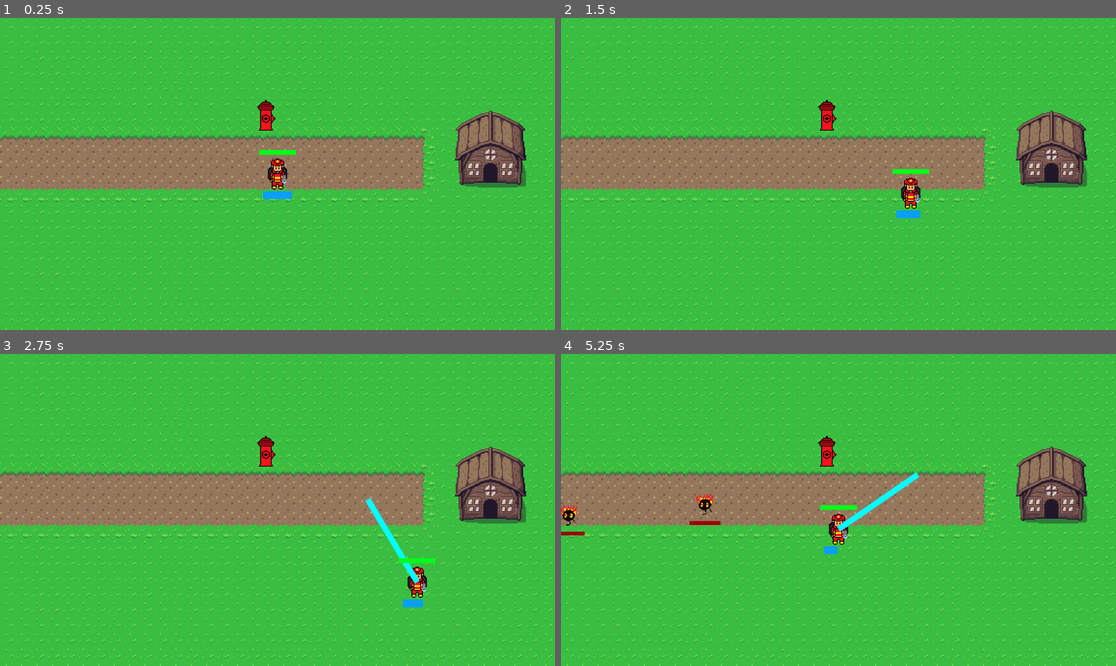
Above: before the commit, frames 1-4 (two rows, left to right).
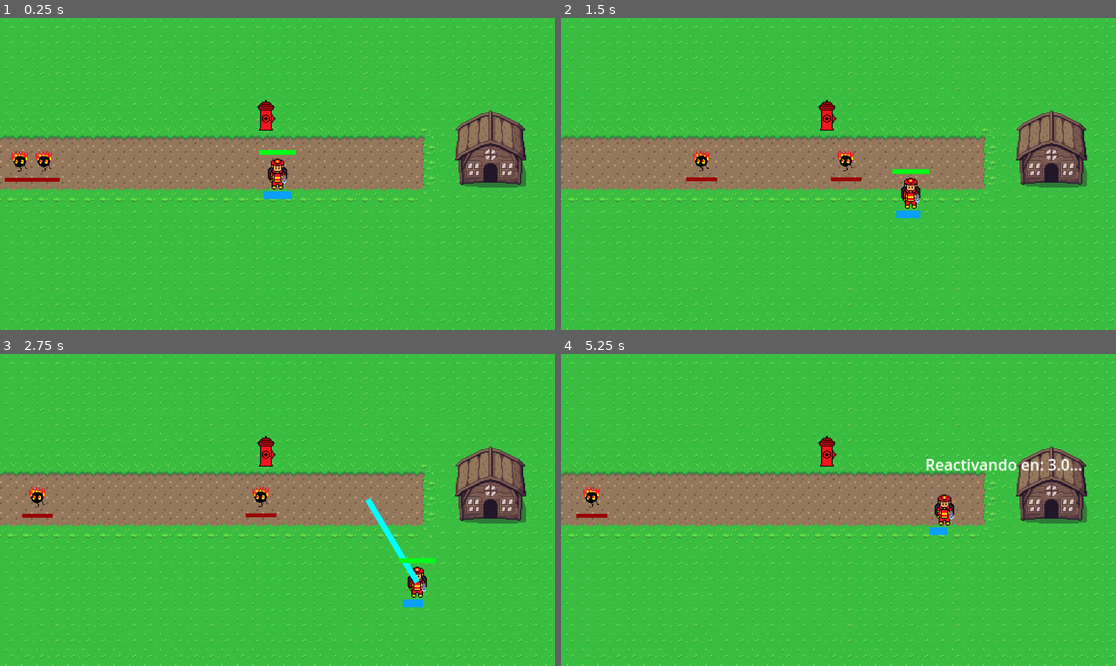
Above: after the commit, the same moments.

Repository: SantinoCuello/FireFighter
Game: Godot game, scene res://scenes/juego.tscn
The game is run twice, just before and just after one commit, with the same random seed, the same clock (stepped at 60 frames per second) and the same inputs.
Inputs (mouse positions are in pixels of both pictures, inside the frame that each line leads up to):
- Up to frame 1 (0.25 s): no input
- Up to frame 2 (1.5 s): move the mouse to (960, 158) at 0.52 s; press the mouse at (960, 158) at 0.53 s; hold Right (ui_right) 0.53-1.28 s; move the mouse to (727, 189) at 1.27 s; release the mouse at (727, 189) at 1.28 s; hold Down (ui_down) from 1.28 s (still down); click (727, 189) at 1.35 s
- Up to frame 3 (2.75 s): move the mouse to (333, 441) at 2.02 s; release Down (ui_down) at 2.03 s; press the mouse at (333, 441) at 2.03 s; hold Right (ui_right) from 2.03 s (still down)
- Up to frame 4 (5.25 s): move the mouse to (810, 572) at 2.77 s; release Right (ui_right) at 2.78 s; release the mouse at (810, 572) at 2.78 s; hold Up (ui_up) 2.78-3.53 s; click (810, 572) at 2.85 s; move the mouse to (1005, 556) at 3.52 s; press the mouse at (1005, 556) at 3.53 s; hold Left (ui_left) 3.53-5.03 s; move the mouse to (672, 463) at 4.27 s; release the mouse at (672, 463) at 4.28 s; click (672, 463) at 4.35 s; move the mouse to (866, 510) at 5.02 s; press the mouse at (866, 510) at 5.03 s; hold Down (ui_down) from 5.03 s (still down)

The runs differ from the first frame. In frame 1, 0.4% of the frame differs, in the area x 0-11%, y 42-53%; in frame 2, 0.4%; in frame 3, 0.4%; in frame 4, 2.2%, in the area x 0-94%, y 33-65%.

Commit message:
feat: enemy path pt1

Diff:
--- a/scenes/juego.tscn
+++ b/scenes/juego.tscn
@@ -6,6 +6,8 @@
 [ext_resource type="PackedScene" uid="uid://dai8ay4jekxr" path="res://scenes/spawner_llamas.tscn" id="4_pew7j"]
 [ext_resource type="PackedScene" uid="uid://cnl1ivsyjbegj" path="res://scenes/spawner_enemigos.tscn" id="5_iq6uk"]
 [ext_resource type="PackedScene" uid="uid://8rooxcq80tbf" path="res://scenes/enemigo_1.tscn" id="6_ervc2"]
+[ext_resource type="Script" uid="uid://em28q6yofq78" path="res://scripts/path_follow_2d.gd" id="7_ebtnq"]
+[ext_resource type="Script" uid="uid://b612s21w4s2t4" path="res://scripts/path_spawner.gd" id="8_5g1u2"]
 
 [sub_resource type="TileSetAtlasSource" id="TileSetAtlasSource_uc3sl"]
 texture = ExtResource("1_uc3sl")
@@ -2115,6 +2117,12 @@
 physics_layer_0/collision_layer = 1
 sources/0 = SubResource("TileSetAtlasSource_2ka1k")
 
+[sub_resource type="Curve2D" id="Curve2D_5g1u2"]
+_data = {
+"points": PackedVector2Array(0, 0, 0, 0, -249, 21, 0, 0, 0, 0, 258, 20)
+}
+point_count = 2
+
 [node name="Juego" type="Node2D"]
 
 [node name="Fondo" type="TileMapLayer" parent="."]
@@ -2140,6 +2148,21 @@
 position = Vector2(2, -7)
 
 [node name="SpawnerEnemigos" parent="." instance=ExtResource("5_iq6uk")]
+visible = false
 position = Vector2(-44, 71)
 enemy_scene = ExtResource("6_ervc2")
-spawn_timer_range = null
+
+[node name="Path2D" type="Path2D" parent="."]
+curve = SubResource("Curve2D_5g1u2")
+
+[node name="PathFollow2D" type="PathFollow2D" parent="Path2D"]
+position = Vector2(-249, 21)
+rotation = -0.001972384
+script = ExtResource("7_ebtnq")
+
+[node name="Enemigo1" parent="Path2D/PathFollow2D" instance=ExtResource("6_ervc2")]
+
+[node name="PathSpawner" type="Node2D" parent="."]
+script = ExtResource("8_5g1u2")
+
+[node name="Timer" type="Timer" parent="PathSpawner"]
--- a/scripts/enemigo_1.gd
+++ b/scripts/enemigo_1.gd
@@ -1,6 +1,6 @@
 extends Area2D
 
-@export var SPEED: float = 100.0
+@export var SPEED = 100
 var target_position: Vector2 = Vector2.ZERO
 
 @export var MAX_HP: int = 30
@@ -16,6 +16,13 @@
 	bar.value = MAX_HP
 	bar.show_percentage = false
 	connect("body_entered", Callable(self, "_on_body_entered"))
+
+func _process(delta: float) -> void:
+	get_parent().set_progress(get_parent().get_progress() + SPEED*delta)
+	if get_parent().get_progress_ratio() == 1:
+		queue_free()
+
+
 
 func _physics_process(delta: float) -> void:
 	#Si no tiene posicion
--- /dev/null
+++ b/scripts/path_follow_2d.gd
@@ -0,0 +1,6 @@
+extends PathFollow2D
+
+@export var speed: float = 100.0
+
+func _process(delta):
+	progress += speed * delta
--- /dev/null
+++ b/scripts/path_spawner.gd
@@ -0,0 +1,6 @@
+extends Node2D
+
+@onready var path
+
+func _on_timer_timeout():
+	pass
--- a/scripts/spawner_enemigos.gd
+++ b/scripts/spawner_enemigos.gd
@@ -1,6 +1,8 @@
-extends Area2D
+extends Node
 
 @export var enemy_scene: PackedScene
+@onready var path: Path2D = $"../Path2D"
+
 @export var spawn_timer_range: Vector2 = Vector2(1,5)
 
 var spawn_positions: Array[Vector2] = [
@@ -12,44 +14,59 @@
 var spawn_timer: float
 
 func _ready() -> void:
-	randomize()
-	schedule_next_spawn()
+	#randomize()
+	#schedule_next_spawn()
+	spawn_enemy()
 
-func _process(delta: float) -> void:
-	spawn_timer -= delta
-	if spawn_timer <= 0:
-		spawn_enemy()
-		schedule_next_spawn()
+#func _process(delta: float) -> void:
+	#spawn_timer -= delta
+	#if spawn_timer <= 0:
+		#spawn_enemy()
+		#schedule_next_spawn()
+	#
 
 func schedule_next_spawn():
 	spawn_timer = randf_range(spawn_timer_range.x, spawn_timer_range.y)
 
+
+
 func spawn_enemy():
+	var path_follow = PathFollow2D.new()
+	path.add_child(path_follow)
+
+	var enemy = enemy_scene.instantiate()
+	path_follow.add_child(enemy)
+	enemy.position = Vector2.ZERO
+
+
+
+
+
 	# Casas disponibles = las que no están incendiadas
-	var available_houses = flame_spawner.spawn_positions.filter(
-		func(p): return not p in flame_spawner.used_positions
-	)
-
-	if enemy_scene == null or available_houses.is_empty():
-		print("No hay casas disponibles para spawnear enemigos")
-		return
-
-	# Lugar donde aparece el enemigo (puede ser una posición fija o aleatoria)
-	var spawn_pos = spawn_positions[randi() % spawn_positions.size()]
-
-	# Casa destino = la más lejana al spawn
-	var farthest_house = available_houses[0]
-	var max_dist = spawn_pos.distance_to(farthest_house)
-	for house in available_houses:
-		var dist = spawn_pos.distance_to(house)
-		if dist > max_dist:
-			max_dist = dist
-			farthest_house = house
-
-	# Instanciar enemigo y asignarle destino
-	var enemy = enemy_scene.instantiate()
-	enemy.global_position = spawn_pos
-	enemy.target_position = farthest_house   # 👈 se le pasa la casa ya elegida
-	add_child(enemy)
-
-	print("Enemigo spawn en", spawn_pos, "y va hacia", farthest_house)
+	#var available_houses = flame_spawner.spawn_positions.filter(
+		#func(p): return not p in flame_spawner.used_positions
+	#)
+	#
+	#if enemy_scene == null or available_houses.is_empty():
+		#print("No hay casas disponibles para spawnear enemigos")
+		#return
+#
+	## Lugar donde aparece el enemigo (puede ser una posición fija o aleatoria)
+	#var spawn_pos = spawn_positions[randi() % spawn_positions.size()]
+	#
+	## Casa destino = la más lejana al spawn
+	#var farthest_house = available_houses[0]
+	#var max_dist = spawn_pos.distance_to(farthest_house)
+	#for house in available_houses:
+		#var dist = spawn_pos.distance_to(house)
+		#if dist > max_dist:
+			#max_dist = dist
+			#farthest_house = house
+#
+	## Instanciar enemigo y asignarle destino
+	#var enemy = enemy_scene.instantiate()
+	#enemy.global_position = spawn_pos
+	#enemy.target_position = farthest_house   # 👈 se le pasa la casa ya elegida
+	#add_child(enemy)
+#
+	#print("Enemigo spawn en", spawn_pos, "y va hacia", farthest_house)
Not shown: 1 places in scenes/juego.tscn that only renumber resources
Not shown, added: scripts/path_follow_2d.gd.uid
Not shown, added: scripts/path_spawner.gd.uid
